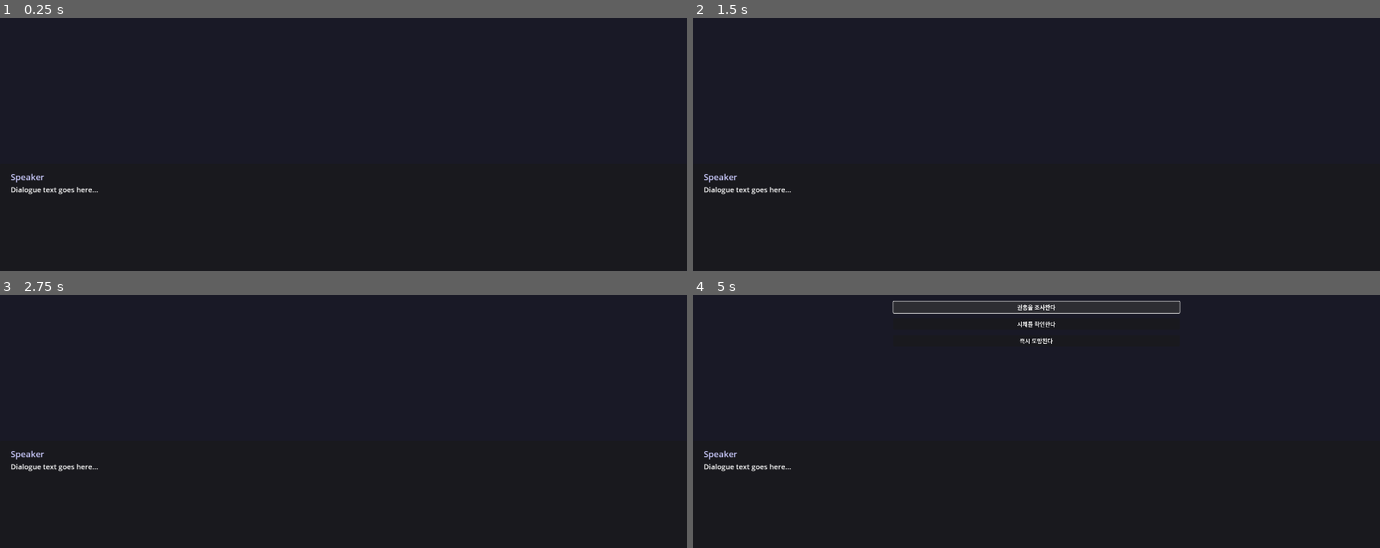
Above: before the commit, frames 1-4 (two rows, left to right).
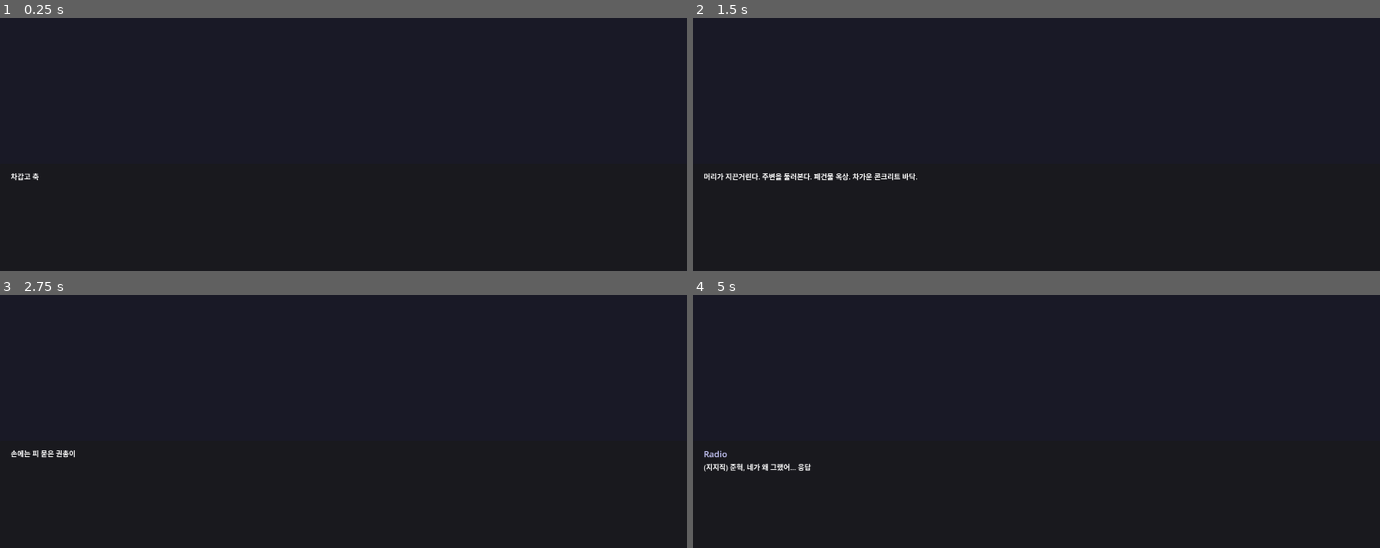
Above: after the commit, the same moments.

Repository: jaykop/memory-fragments
Game: Godot game, scene res://scenes/Main.tscn
Two runs of this game, one before a commit and one after it. Both use one fixed random seed, a clock stepped at 60 frames per second and the inputs below.
Inputs (mouse positions are in pixels of both pictures, inside the frame that each line leads up to):
- Up to frame 1 (0.25 s): no input
- Up to frame 2 (1.5 s): tap Enter at 0.5, 0.6, 1.35 s; tap Space at 0.77, 1.25 s
- Up to frame 3 (2.75 s): tap Space at 1.52 s; tap Enter at 2.1 s
- Up to frame 4 (5 s): tap Enter at 2.85, 3.5, 3.6 s; tap Space at 3.02, 3.77 s; click (1036, 307) at 4.25 s, where only the run before the commit has a clickable "권총을 조사한다"

The runs differ from the first frame. In frame 1, 0.3% of the frame differs, in the area x 1-15%, y 61-70%; in frame 2, 0.7%; in frame 3, 0.4%; in frame 4, 1.2%, in the area x 1-71%, y 2-70%.
Error before the commit: Invalid assignment of property or key 'visible_characters' with value of type 'int' on a base object of type 'null instance'. (res://scripts/dialogue/DialogueS…

Commit message:
Fix DialogueSystem node paths for scene structure

Diff:
--- a/scripts/dialogue/DialogueSystem.gd
+++ b/scripts/dialogue/DialogueSystem.gd
@@ -6,9 +6,9 @@
 signal dialogue_ended
 signal choice_presented(choices: Array)
 
-# UI References (set in editor)
-@onready var text_box: RichTextLabel = $TextBox
-@onready var speaker_label: Label = $SpeakerLabel
+# UI References (set via node paths)
+@onready var text_box: RichTextLabel = $DialogueBox/MarginContainer/VBoxContainer/TextBox
+@onready var speaker_label: Label = $DialogueBox/MarginContainer/VBoxContainer/SpeakerLabel
 @onready var choice_container: VBoxContainer = $ChoiceContainer
 
 # State
@@ -84,8 +84,10 @@
 	# Set speaker name
 	if speaker == "narrator":
 		speaker_label.text = ""
+		speaker_label.visible = false
 	else:
 		speaker_label.text = speaker.capitalize()
+		speaker_label.visible = true
 
 	# Start typing effect
 	text_box.text = text
@@ -110,6 +112,7 @@
 		var choice = choices[i]
 		var button = Button.new()
 		button.text = choice.get("text", "")
+		button.custom_minimum_size = Vector2(0, 50)
 		button.pressed.connect(_on_choice_selected.bind(i))
 		choice_container.add_child(button)
 
@@ -127,9 +130,9 @@
 		var trust_change = choice.get("trust_change", 0)
 
 		# Apply trust change if GameManager exists
-		if trust_change != 0 and GameManager:
+		if trust_change != 0:
+			print("Trust change: %d" % trust_change)
 			# TODO: Apply to trust system when implemented
-			print("Trust change: %d" % trust_change)
 
 		# Move to next dialogue
 		if next_id != -1:
